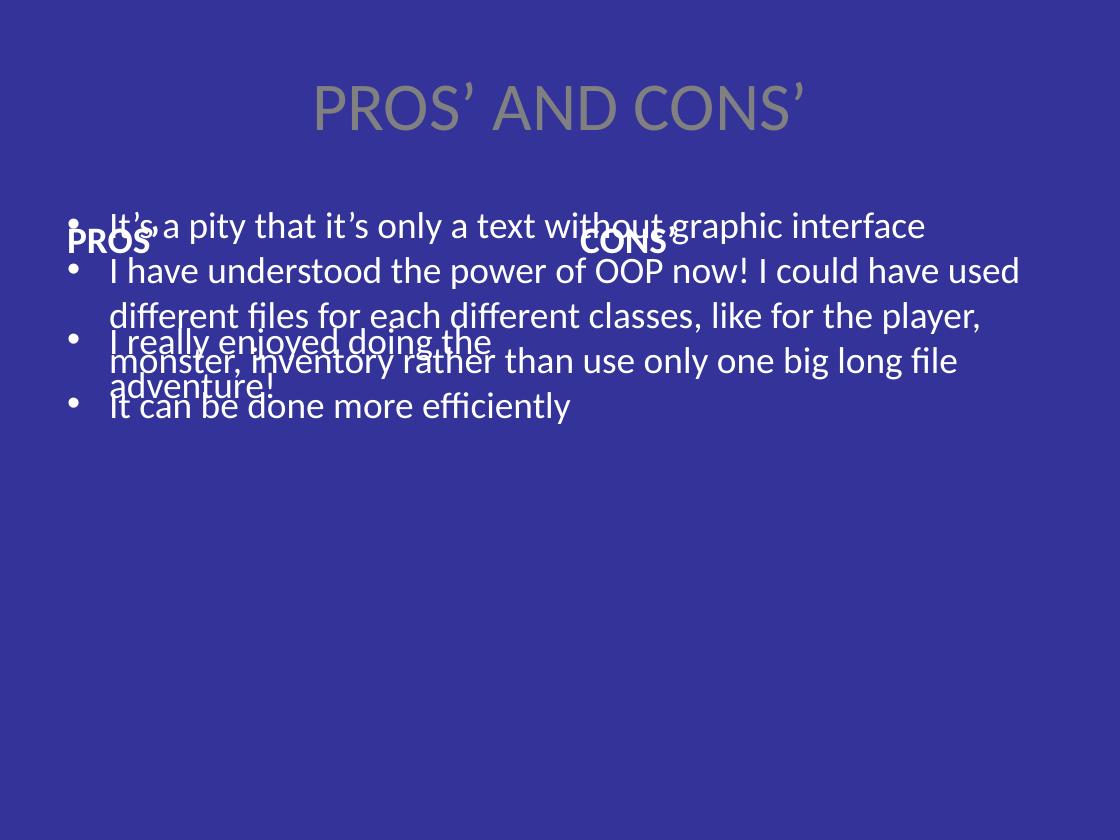
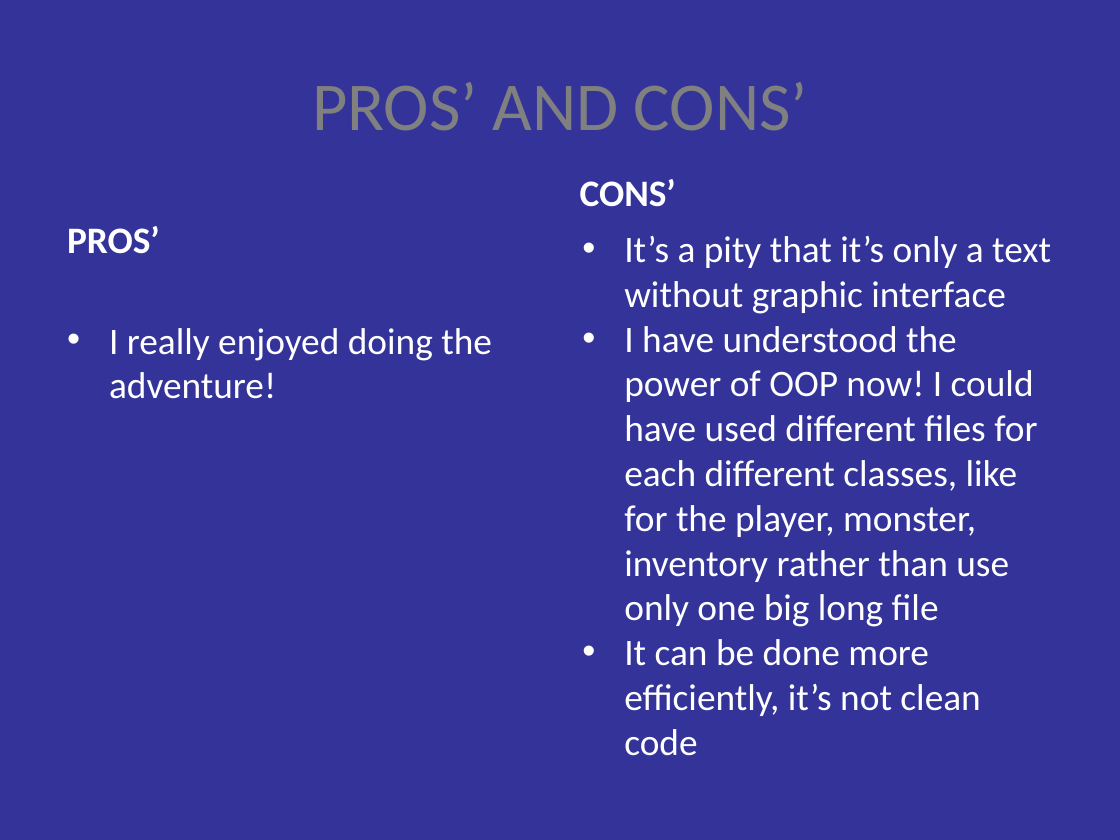
Before and after one commit to StefanoPruna/AdventureApp, a slide deck: slide 7 of WELCOME TO THE FANTASY ADVENTURE.pptx. Drawn at 1120x840 pixels with LibreOffice and Linux fonts; fonts in the diff are those of the drawing. Boxes give left, top, right and bottom in pixels: in the first picture for what was removed or moved away, otherwise in the second. Text is boxed around its words. In the diff, an @@ line names an element or a change of style, - is before the commit and + after.

Commit message:
fixed the presentation

```diff
--- a/WELCOME TO THE FANTASY ADVENTURE.pptx
+++ b/WELCOME TO THE FANTASY ADVENTURE.pptx
@@ text "CONS’" rewrapped from <box>580,222,676,263</box> to <box>580,179,676,207</box> @@
@@ text "It’s a pity that it’s ...": place and size @@
-text "It’s a pity that it’s ..." at <box>189,212,1020,424</box>
+text "It’s a pity that it’s ..." at <box>624,236,1051,716</box>
@@ text at <box>624,639,980,716</box>: text changed @@
-• It can be done more efficiently
+• It can be done more efficiently, it’s not clean code
```
Also in this commit, not shown: 1 other file.
